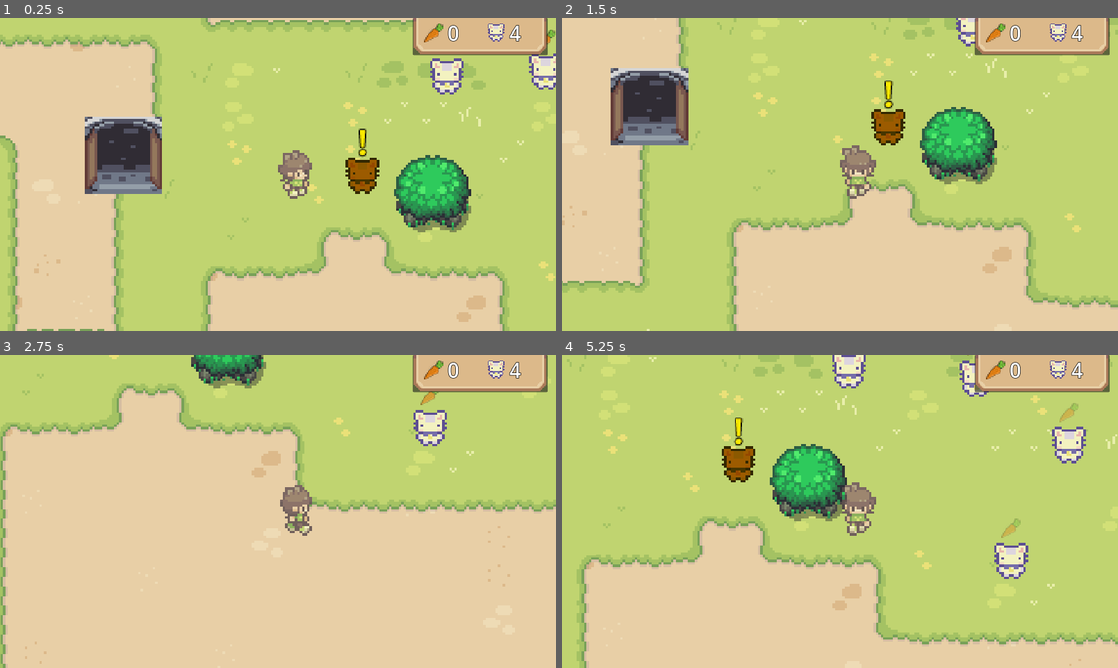
Above: before the commit, frames 1-4 (two rows, left to right).
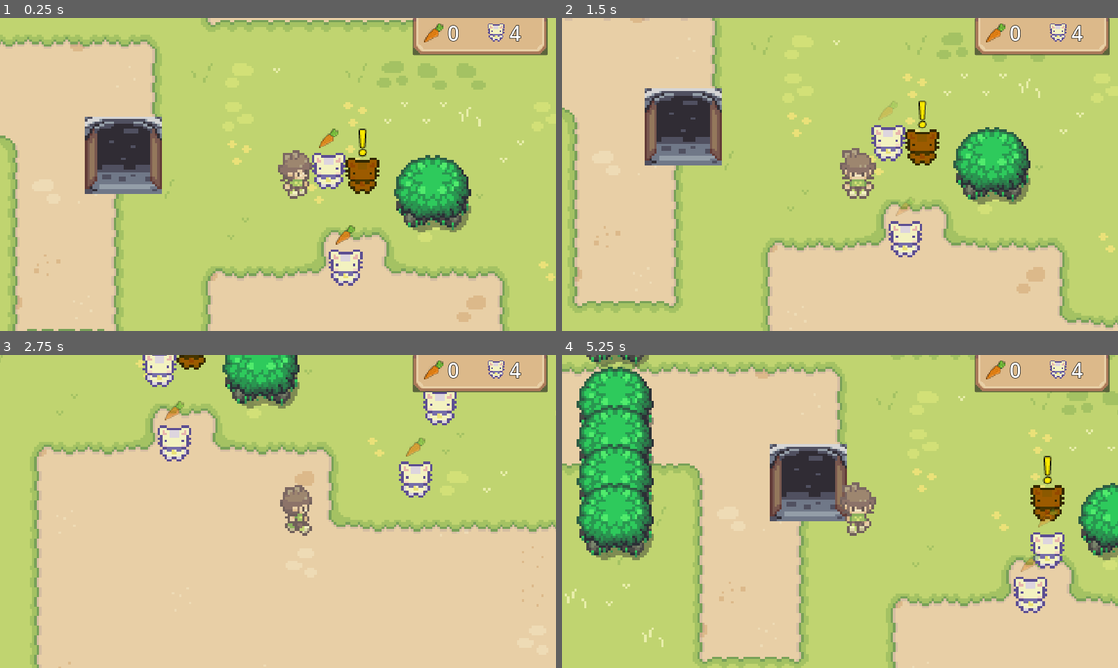
Above: after the commit, the same moments.

Repository: LukeRichardGoddard/GameJam2025
Game: Godot game, scene res://Scenes/GameScene/game_scene.tscn
The game is run twice, just before and just after one commit, with the same random seed, the same clock (stepped at 60 frames per second) and the same inputs. Sound files missing from this copy of the repository are replaced by a short silence.
Inputs:
- Up to frame 1 (0.25 s): no input
- Up to frame 2 (1.5 s): tap Enter at 0.5 s; hold D (move_right) 0.53-1.28 s; tap Space (interact) at 0.6, 1.35 s; hold S (move_down) from 1.28 s (still down)
- Up to frame 3 (2.75 s): release S (move_down) at 2.03 s; hold D (move_right) from 2.03 s (still down); tap Space (interact) at 2.1 s
- Up to frame 4 (5.25 s): release D (move_right) at 2.78 s; hold W (move_up) 2.78-3.53 s; tap Space (interact) every 0.75 s from 2.85 to 5.1 s; hold A (move_left) 3.53-5.03 s; hold S (move_down) from 5.03 s (still down)

The runs differ from the first frame. In frame 1, 2.4% of the frame differs, in the area x 56-100%, y 3-86%; in frame 2, 31%; in frame 3, 21%; in frame 4, 54%, in the area x 0-100%, y 0-100%.

Commit message:
refactoring

Diff:
--- a/Scenes/Bunny/bunny.gd
+++ b/Scenes/Bunny/bunny.gd
@@ -4,6 +4,7 @@
 var has_been_fed: bool = false
 var can_interact: bool = false
 var carrot_tween = create_tween().set_loops()
+@export var speed: int = 500
 
 var is_spawning: bool = true
 var spawn_position: Vector2
@@ -17,7 +18,7 @@
 		dist_to_dest = destination - global_position
 		direction_normal = dist_to_dest.normalized()
 		if dist_to_dest.x > 2 and dist_to_dest.y > 2:
-			velocity = direction_normal * 500 * _delta
+			velocity = direction_normal * speed * _delta
 		else:
 			velocity = Vector2.ZERO
 	else:
@@ -26,11 +27,11 @@
 
 func randomiseDestination():
 	randomize()
-	destination = Vector2(randi() % 200 + 50, randi() % 100 - 50)
+	destination = Vector2(randi() % 16 * 10, randi() % 16 * 5)
 
 func randomisePosition():
 	randomize()
-	position = Vector2(randi() % 200 + 50, randi() % 100 - 50)
+	position = Vector2(randi() % 16 * 10, randi() % 16 * 5)
 
 func _ready() -> void:
 	carrot_tween.tween_property($NeedsCarrot, "modulate:a", 0, 2).from_current()
@@ -75,5 +76,5 @@
 
 func _on_timer_timeout() -> void:
 	randomiseDestination()
-	$Timer.wait_time = randf() * 3.0
+	$Timer.wait_time = randf() * 2.0
 	$Timer.start()
--- a/Scenes/GameScene/game_scene.gd
+++ b/Scenes/GameScene/game_scene.gd
@@ -20,15 +20,15 @@
 
 func new_bunny():
 	var new_bunny = bunny_scene.instantiate()
-	new_bunny.position = Vector2(randi() % 200 + 50, randi() % 100 - 50)
+	new_bunny.position = Vector2(randi() % 16 * 10, randi() % 16 * 5)
 	new_bunny.spawn_position = new_bunny.position
 	new_bunny.name = "Bunny" + str(SceneManager.bunny_count)
-	SceneManager.bunny_node.add_child(new_bunny)
+	SceneManager.bunnies.add_child(new_bunny)
 	SceneManager.bunny_count += 1
 
 func bunny_loader():
-	if not SceneManager.bunny_node.get_child_count() == 0:
-		for i in SceneManager.bunny_node.get_children():
+	if not SceneManager.bunnies.get_child_count() == 0:
+		for i in SceneManager.bunnies.get_children():
 			i.position = i.spawn_position
 			i.reparent($ObstacleLayer/Bunnies)
 
@@ -36,8 +36,9 @@
 	if not $ObstacleLayer/Bunnies.get_child_count() == 0:
 		for i in $ObstacleLayer/Bunnies.get_children():
 			i.spawn_position = i.position
+			#move somewhere far away to prevent collisions
 			i.position = Vector2(1000,1000)
-			i.reparent(SceneManager.bunny_node)
+			i.reparent(SceneManager.bunnies)
 	if SceneManager.music_on:
 		SceneManager.outdoor_music_time = SceneManager.outdoor_music.get_playback_position()
 		SceneManager.outdoor_music.stop()
--- a/Scenes/SceneManager/scene_manager.gd
+++ b/Scenes/SceneManager/scene_manager.gd
@@ -8,7 +8,7 @@
 var has_quest: bool = true
 var carrot_count: int = 0
 var bunny_count: int = 0
-var bunny_node
+var bunnies
 var outdoor_music: AudioStreamPlayer
 var outdoor_music_time: float = 0.0
 var cave_music: AudioStreamPlayer
@@ -18,6 +18,6 @@
 var sound_on: bool = true
 
 func _ready() -> void:
-	bunny_node = $Bunnies
+	bunnies = $Bunnies
 	outdoor_music = $Music/Outdoor
 	cave_music = $Music/Cave
--- a/project.godot
+++ b/project.godot
@@ -71,7 +71,8 @@
 [layer_names]
 
 2d_physics/layer_1="Player"
-2d_physics/layer_2="NPC"
+2d_physics/layer_2="Bunny"
+2d_physics/layer_3="CarrotPatch"
 
 [rendering]
 
